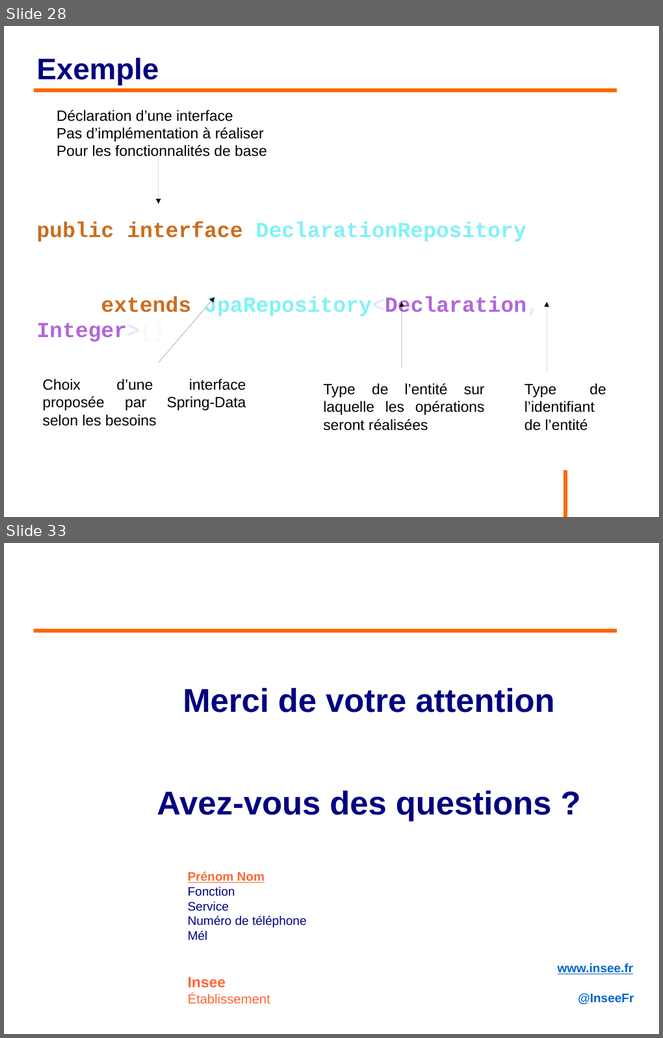
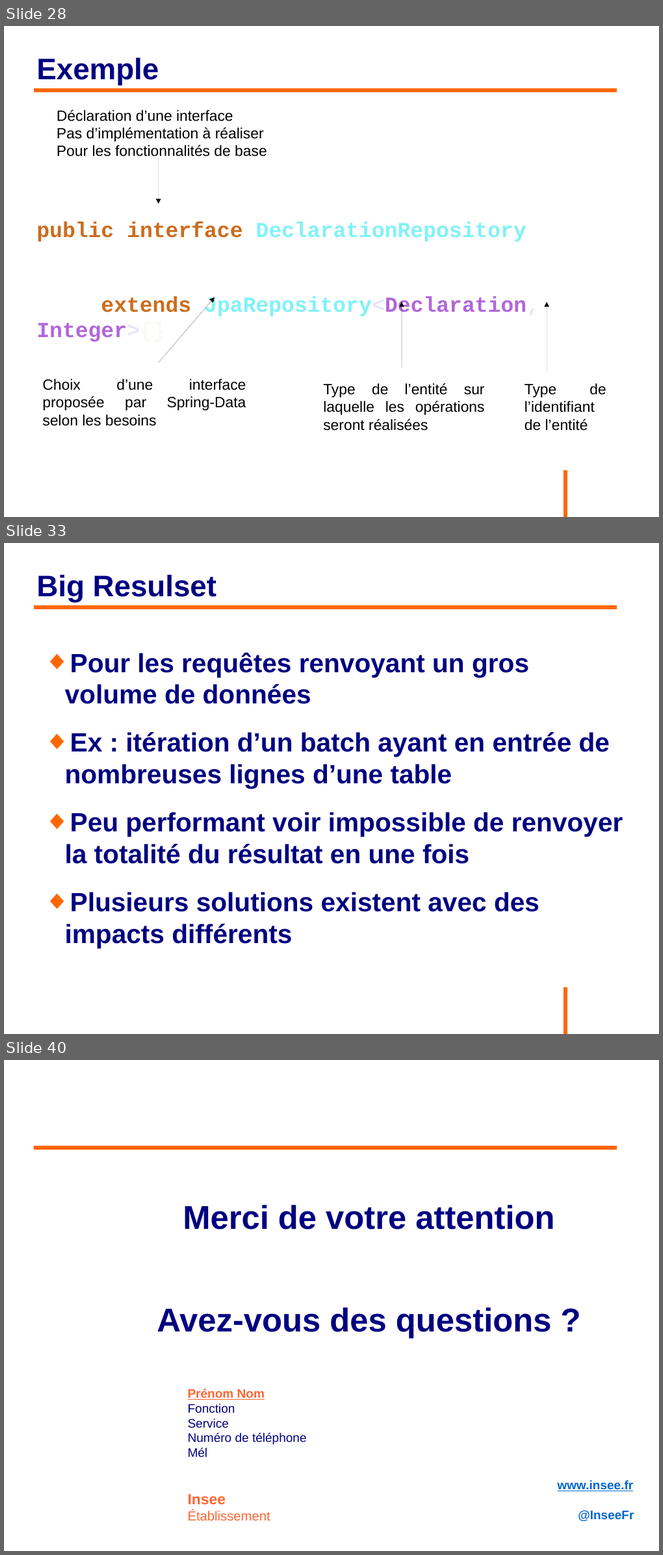
Before and after one commit to philphils/formation-hibernate-avancee, a slide deck: Documentation/diapo_formation_hibernate_avancee.odp. Shown one above the other, each under a label of ours: slides 28 and 33 before the commit, slides 28, 33 and 40 after it; the slides between them are not shown. The pictures are 663x1038 and 663x1555 pixels, drawn with LibreOffice and Linux fonts; fonts in the diff are those of the drawing; background and template pictures are left out. Boxes give left, top, right and bottom in pixels: in the first picture for what was removed or moved away, otherwise in the second. Text is boxed around its words. In the diff, an @@ line names an element or a change of style, - is before the commit and + after.

```diff
--- a/Documentation/diapo_formation_hibernate_avancee.odp
+++ b/Documentation/diapo_formation_hibernate_avancee.odp
@@ slide 33 added at (x1=4, y1=543, x2=659, y2=1034), background #FFFFFF; not listed: 1 template element that a slide beside it also shows @@
@@ title added at (x1=36, y1=575, x2=217, y2=603), 36 pt, text #000080, bold @@
+Big Resulset
@@ line added from (34, 607) to (618, 607), #FF6600 4.54 pt @@
@@ text added at (x1=65, y1=652, x2=623, y2=948), 32 pt, text #000080, bold @@
+◆ Pour les requêtes renvoyant un gros volume de données
+◆ Ex : itération d’un batch ayant en entrée de nombreuses lignes d’une table
+◆ Peu performant voir impossible de renvoyer la totalité du résultat en une fois
+◆ Plusieurs solutions existent avec des impacts différents
@@ what was slide 33 is now slide 40 @@
```
Also in this commit, not shown: 5 slides changed, 6 other slides added.
